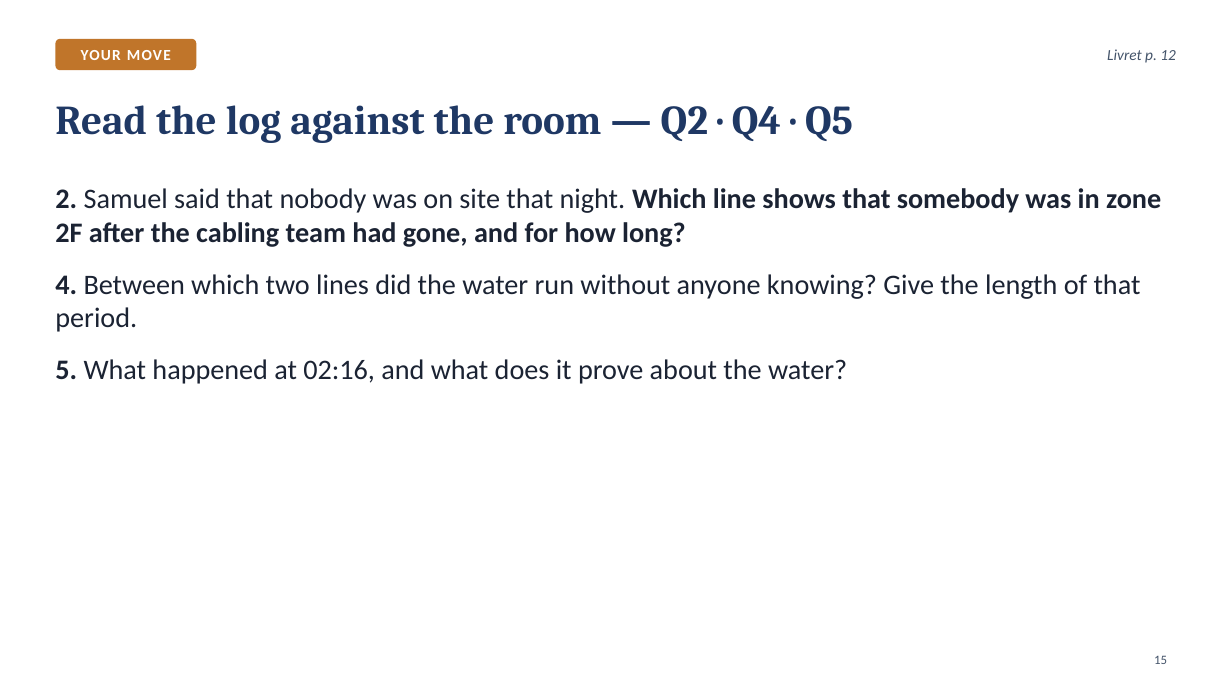
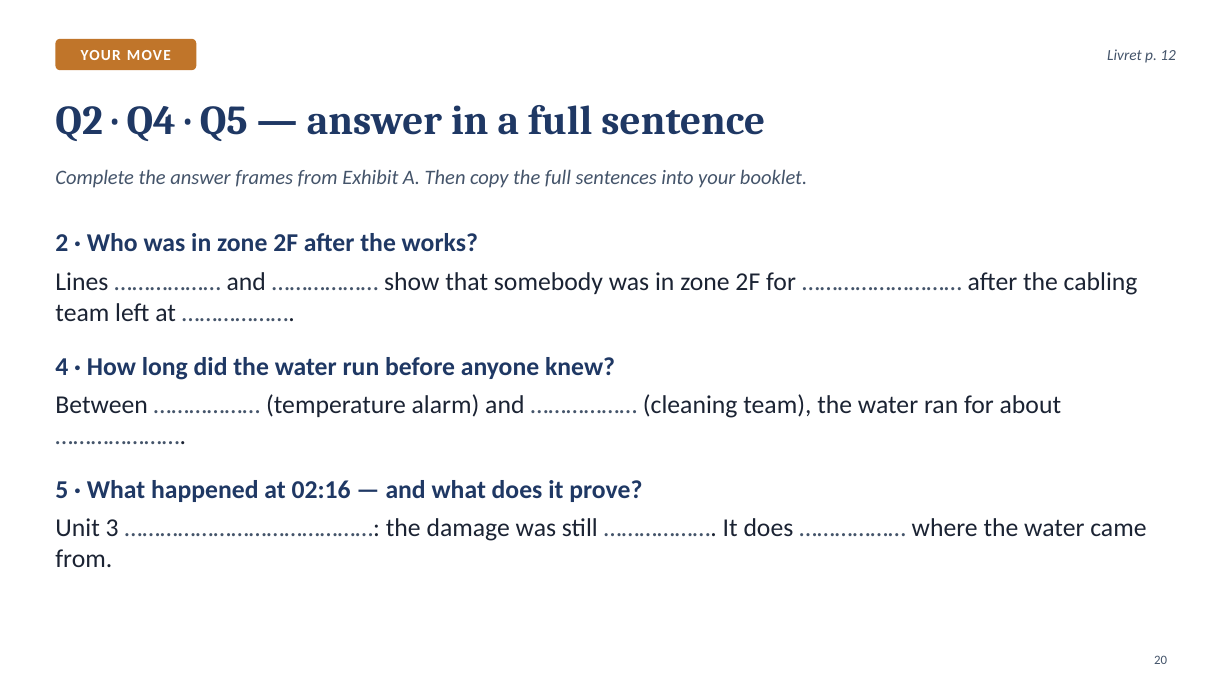
Before and after one commit to ajouniaux/talenleren, a slide deck: slide 20 of powerpoints/Seance_06_Scene3_The_log.pptx (slide 15 before the commit). Drawn at 1232x693 pixels with LibreOffice and Linux fonts; fonts in the diff are those of the drawing. Boxes give left, top, right and bottom in pixels: in the first picture for what was removed or moved away, otherwise in the second. Text is boxed around its words. In the diff, an @@ line names an element or a change of style, - is before the commit and + after.

```diff
--- a/powerpoints/Seance_06_Scene3_The_log.pptx
+++ b/powerpoints/Seance_06_Scene3_The_log.pptx
@@ title at [55,105,765,141]: text changed @@
-Read the log against the room — Q2 · Q4 · Q5
+Q2 · Q4 · Q5 — answer in a full sentence
@@ text added at [55,169,807,188], 16 pt, text #44546A, italic @@
+Complete the answer frames from Exhibit A. Then copy the full sentences into your booklet.
@@ text at [55,233,1146,567]: text changed; size 22 to 20 pt @@
-2. Samuel said that nobody was on site that night. Which line shows that somebody was in zone 2F after the cabling team had gone, and for how long?
-4. Between which two lines did the water run without anyone knowing? Give the length of that period.
-5. What happened at 02:16, and what does it prove about the water?
+2 · Who was in zone 2F after the works?
+Lines ……………… and ……………… show that somebody was in zone 2F for ……………………… after the cabling team left at ……………….
+4 · How long did the water run before anyone knew?
+Between ……………… (temperature alarm) and ……………… (cleaning team), the water ran for about ………………….
+5 · What happened at 02:16 — and what does it prove?
+Unit 3 ……………………………………: the damage was still ………………. It does ……………… where the water came from.
@@ page number at [1154,655,1167,664]: text changed @@
-15
+20
```
Also in this commit, not shown: 5 other slides changed, 13 slides added, 10 slides removed, 9 other files.
